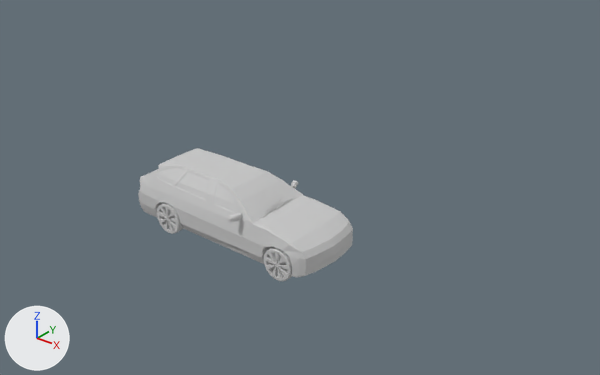
The FBX model project/Assets/Models/Auto2.FBX, before and after one commit.
Both versions are drawn from a 50 mm lens placed at (10.37, -11.09, 8.45), pointed at (0.74, 0.93, 0.99). The axes (+X, +Y, +Z) are drawn at lower left. The lights are the same throughout. Vertices at the same position are counted once.

Before the edit, the objects in view are built like this:
```python
me_mesh = bpy.data.meshes.new('Mesh')
me_mesh.from_pydata(...)  # 2247 vertices, 4342 faces; spans x -93.0..93.0, y -1.0..55.0, z -41.0..41.0
me_mesh.materials.append(mat_mat_car)  # its picture is missing
ob_plane005 = bpy.data.objects.new('Plane005', me_mesh)
ob_plane005.location = (0.0, 0.0, 0.0)
ob_plane005.rotation_euler = (1.571, 0.0, 0.0)  # degrees (90, 0, 0)
ob_plane005.scale = (0.0254, 0.0254, 0.0254)
```
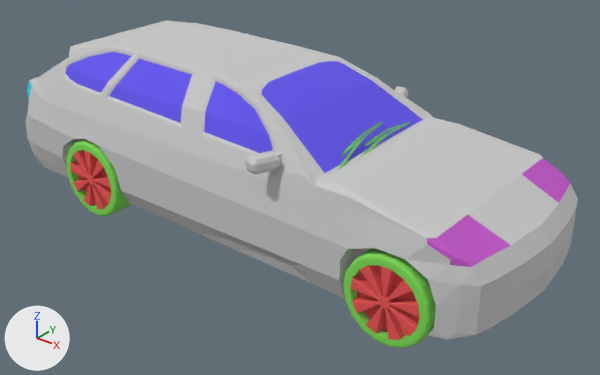
Location of each change, [x1, y1, x2, y2] in pixels of the pictures (600 x 375 px):
'Plane005', reshaped, moved, rescaled (156% wider, 145% taller)
    before: [138, 148, 353, 281]
    after: [25, 21, 578, 348]
part 1 of me_mesh, deleted
    before: [228, 214, 240, 222]
part 2 of me_mesh, built on
    before: [159, 165, 298, 266]
    after: [71, 21, 569, 313]
part 3 of me_mesh, recoloured
    before: [157, 168, 239, 213]
    after: [66, 52, 273, 153]
part 4 of me_mesh, recoloured
    before: [157, 198, 293, 281]
    after: [67, 122, 436, 348]
part 5 of me_mesh, recoloured
    after: [77, 151, 389, 308]
part 6 of me_mesh, recoloured
    before: [288, 212, 350, 253]
    after: [426, 158, 570, 267]
part 7 of me_mesh, recoloured
    after: [27, 81, 31, 98]

What the commit changed:
Material 'Material #60' (mat_material__60) is new.
Its base color is (0.212, 0.737, 0.0902) (green #7fdf55).
Its roughness is 0.859.
Material 'Material #61' (mat_material__61) is new.
Its base color is (0.878, 0.0902, 0.0902) (red #f15555).
Its roughness is 0.859.
Material 'Material #85' (mat_material__85) is new.
Its base color is (0.0, 0.635, 0.792) (cyan #00d1e6).
Its roughness is 0.859.
Material 'Material #73' (mat_material__73) is new.
Its base color is (0.537, 0.0902, 0.576) (pink #c255c8).
Its roughness is 0.859.
Material 'Material #26' (mat_material__26) is new.
Its base color is (0.125, 0.0902, 0.871) (blue #6355f0).
Its roughness is 0.859.
me_mesh is used by ob_plane005; location (0.0, 0.0, 0.0); rotation (1.571, 0.0, 0.0), in degrees (90, 0, 0); scale (0.0254, 0.0254, 0.0254).
me_mesh had 2247 vertices, 4342 faces and spanned x -93.0..93.0, y -1.0..55.0, z -41.0..41.0.
me_mesh now has 2341 vertices, 4378 faces and spans x -93.0..93.0, y -1.0..55.0, z -38.0..38.0.
me_mesh part 1: the loose piece of 44 vertices spanning x 21.0..28.0, y 38.0..42.0, z 32.0..41.0 is deleted.
me_mesh part 2: 11 vertices moved within x -54.0..62.0, y 11.0..55.0, z 18.0..34.0; 64 vertices removed from x 20.0..27.0, y 38.0..42.0, z -41.0..34.0; 178 vertices added at x -93.0..93.0, y 6.0..55.0, z -38.0..38.0.
me_mesh part 3: 88 faces spanning x -87.0..22.0, y 39.0..53.0, z -28.0..28.0 switch from mat_mat_car (its picture is missing) to mat_material__26 (blue #6355f0).
me_mesh part 4: 934 faces spanning x -66.0..77.0, y -1.0..42.0, z -34.0..34.0 switch from mat_mat_car (its picture is missing) to mat_material__60 (green #7fdf55).
me_mesh part 5: 620 faces spanning x -63.0..74.0, y 2.0..23.0, z -34.0..34.0 switch from mat_mat_car (its picture is missing) to mat_material__61 (red #f15555).
me_mesh part 6: 38 faces spanning x 73.0..87.0, y 28.0..34.0, z -32.0..32.0 switch from mat_mat_car (its picture is missing) to mat_material__73 (pink #c255c8).
me_mesh part 7: 8 faces spanning x -88.0..-86.0, y 28.0..38.0, z -32.0..32.0 switch from mat_mat_car (its picture is missing) to mat_material__85 (cyan #00d1e6).
Object 'Plane005' (ob_plane005) moves from (0.0, 0.0, 0.0) to (0.15, 0.93, 0.0).
Object 'Plane005' (ob_plane005) is rescaled from (0.0254, 0.0254, 0.0254) to (0.0645, 0.0645, 0.0645).
